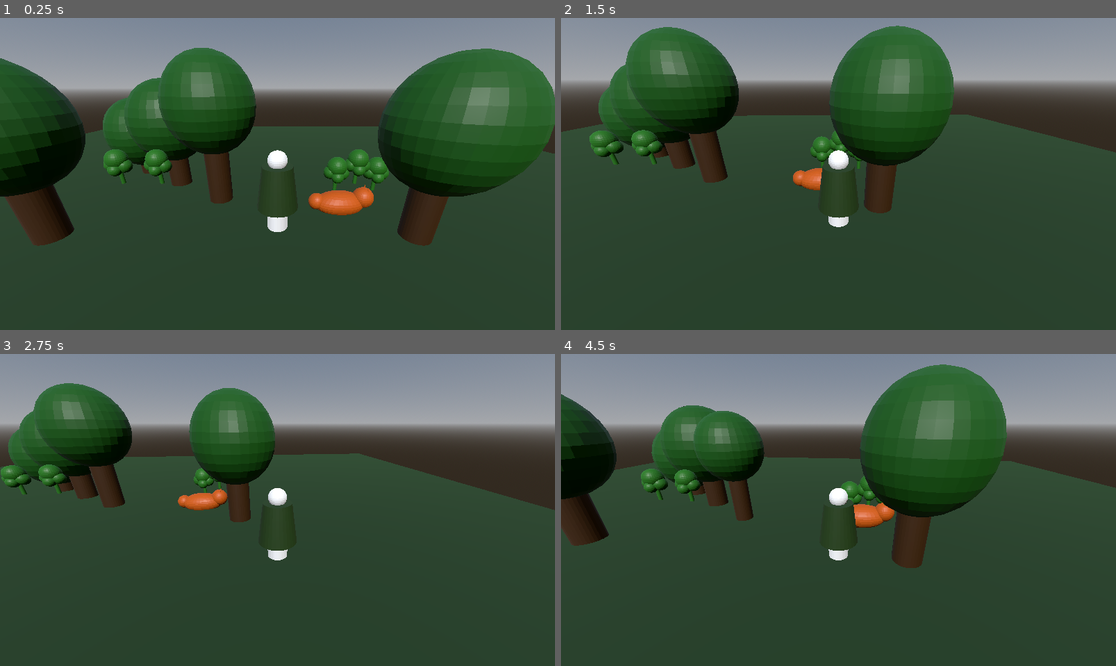
Above: before the commit, frames 1-4 (two rows, left to right).
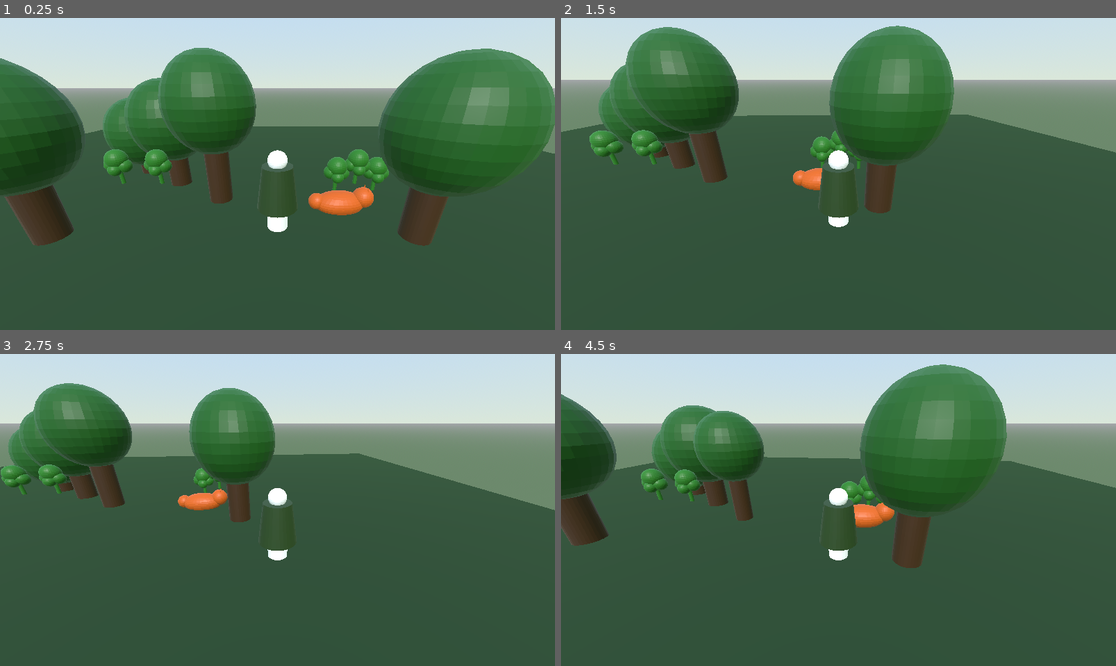
Above: after the commit, the same moments.

Repository: PaOwiad/SilentFlora
Game: Godot game, scene res://flüsterhain_scene.tscn
Same seed, same stepped clock (60 frames per second), same inputs: the game is played once before the commit and once after it.
Inputs:
- Up to frame 1 (0.25 s): no input
- Up to frame 2 (1.5 s): tap Enter (ui_accept) at 0.5, 0.77 s; hold Right (ui_right) 0.53-1.28 s; hold Down (ui_down) from 1.28 s (still down)
- Up to frame 3 (2.75 s): tap Enter (ui_accept) at 1.52 s; release Down (ui_down) at 2.03 s; hold Right (ui_right) from 2.03 s (still down)
- Up to frame 4 (4.5 s): release Right (ui_right) at 2.78 s; hold Up (ui_up) 2.78-3.53 s; tap Enter (ui_accept) at 3.02, 3.77 s; hold Left (ui_left) from 3.53 s (still down)

The runs differ from the first frame. In frame 1, 35% of the frame differs, in the area x 0-100%, y 0-73%; in frame 2, 29%; in frame 3, 33%; in frame 4, 32%.

Commit message:
Nebel und Atmosphäre

Diff:
--- a/flüsterhain_scene.tscn
+++ b/flüsterhain_scene.tscn
@@ -28,6 +28,9 @@
 [sub_resource type="SphereShape3D" id="SphereShape3D_xx6p7"]
 
 [sub_resource type="ProceduralSkyMaterial" id="ProceduralSkyMaterial_xx6p7"]
+sky_top_color = Color(0.735357, 0.85430586, 0.9776916, 1)
+sky_horizon_color = Color(0.85430586, 0.9063318, 0.85430586, 1)
+ground_bottom_color = Color(0.42358288, 0.5370987, 0.42358288, 1)
 
 [sub_resource type="Sky" id="Sky_n7s7b"]
 sky_material = SubResource("ProceduralSkyMaterial_xx6p7")
@@ -35,6 +38,12 @@
 [sub_resource type="Environment" id="Environment_xvbrs"]
 background_mode = 2
 sky = SubResource("Sky_n7s7b")
+fog_mode = 1
+fog_light_color = Color(0.7977378, 0.8808251, 0.7977378, 1)
+fog_density = 0.02
+volumetric_fog_enabled = true
+volumetric_fog_density = 0.03
+volumetric_fog_albedo = Color(0.85430586, 0.9309246, 0.85430586, 1)
 
 [node name="FlüsterhainScene" type="Node3D" unique_id=627585724]
 
